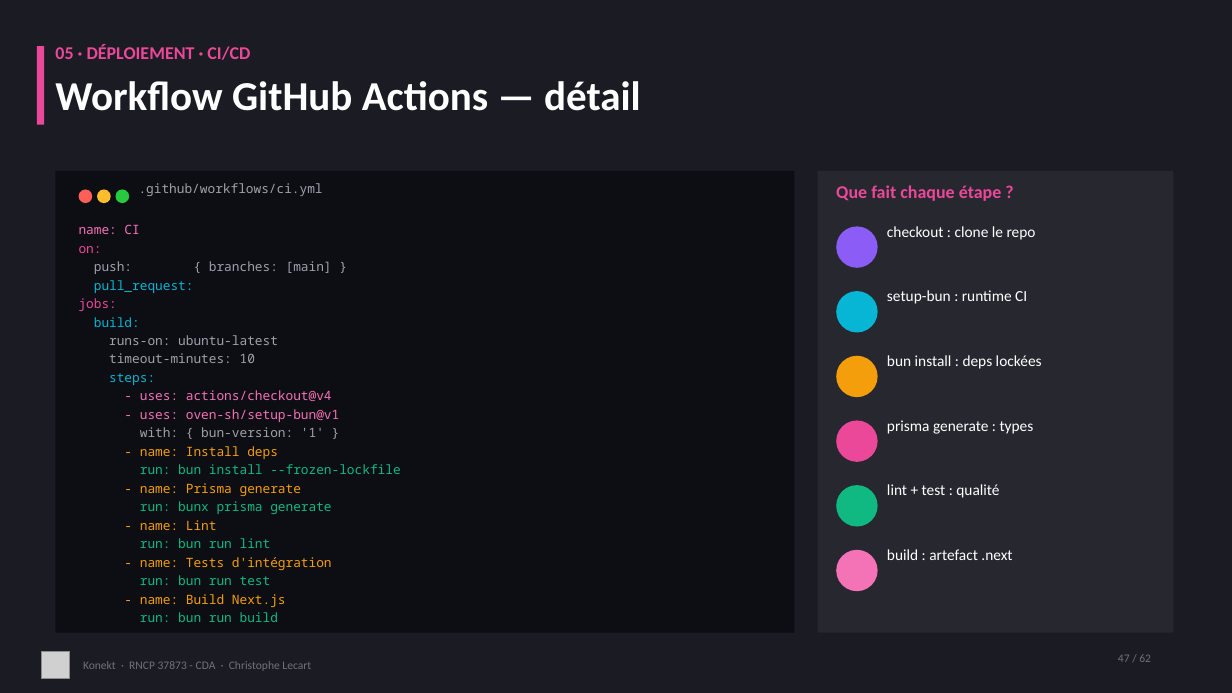
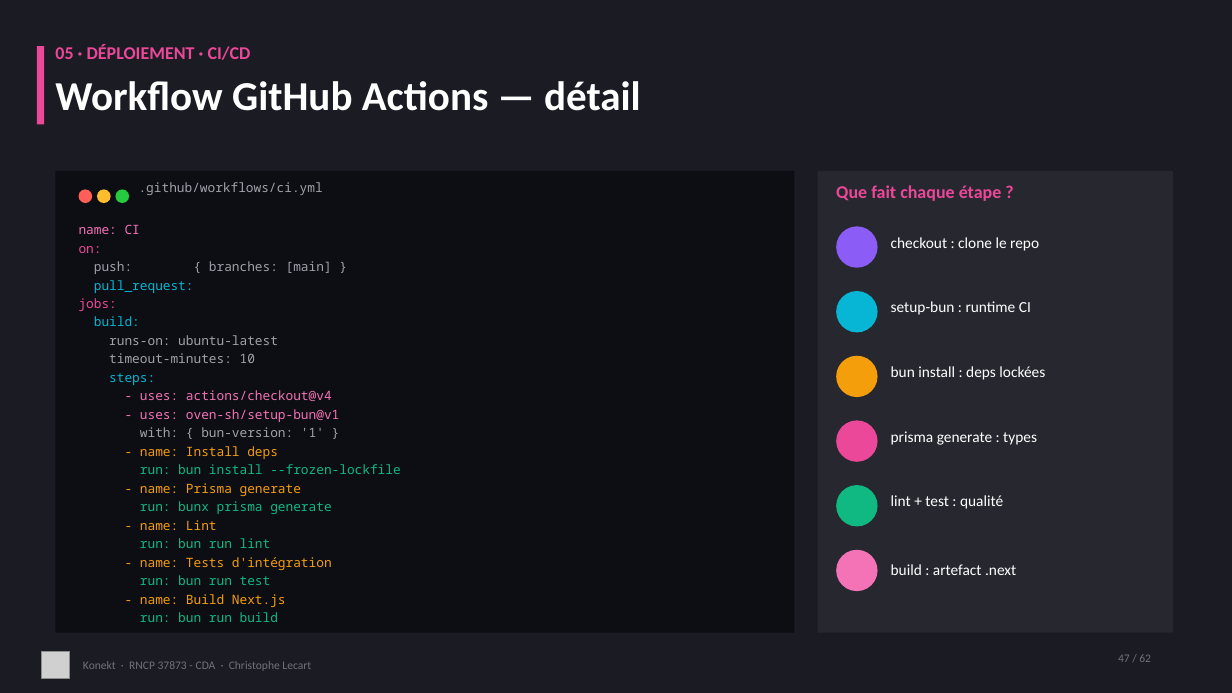
Before and after one commit to CLecart/social-network, a slide deck: slide 47 of dossier-certification/00-presentation/Konekt_RNCP_37873_Support_Visuel.pptx. Drawn at 1232x693 pixels with LibreOffice and Linux fonts; fonts in the diff are those of the drawing; grey boxes stand for pictures. Boxes give left, top, right and bottom in pixels: in the first picture for what was removed or moved away, otherwise in the second. Text is boxed around its words. In the diff, an @@ line names an element or a change of style, - is before the commit and + after.

```diff
--- a/dossier-certification/00-presentation/Konekt_RNCP_37873_Support_Visuel.pptx
+++ b/dossier-certification/00-presentation/Konekt_RNCP_37873_Support_Visuel.pptx
@@ text "checkout : clone le repo": place and size @@
-text "checkout : clone le repo" at <box>887,226,1036,240</box>
+text "checkout : clone le repo" at <box>891,237,1039,251</box>
@@ 4 texts: place and size @@
-4 texts at <box>887,290,1042,498</box>
+4 texts at <box>891,301,1045,509</box>
@@ text "build : artefact .next": place and size @@
-text "build : artefact .next" at <box>887,549,1012,560</box>
+text "build : artefact .next" at <box>891,564,1016,575</box>
```
Also in this commit, not shown: 9 other slides changed.
